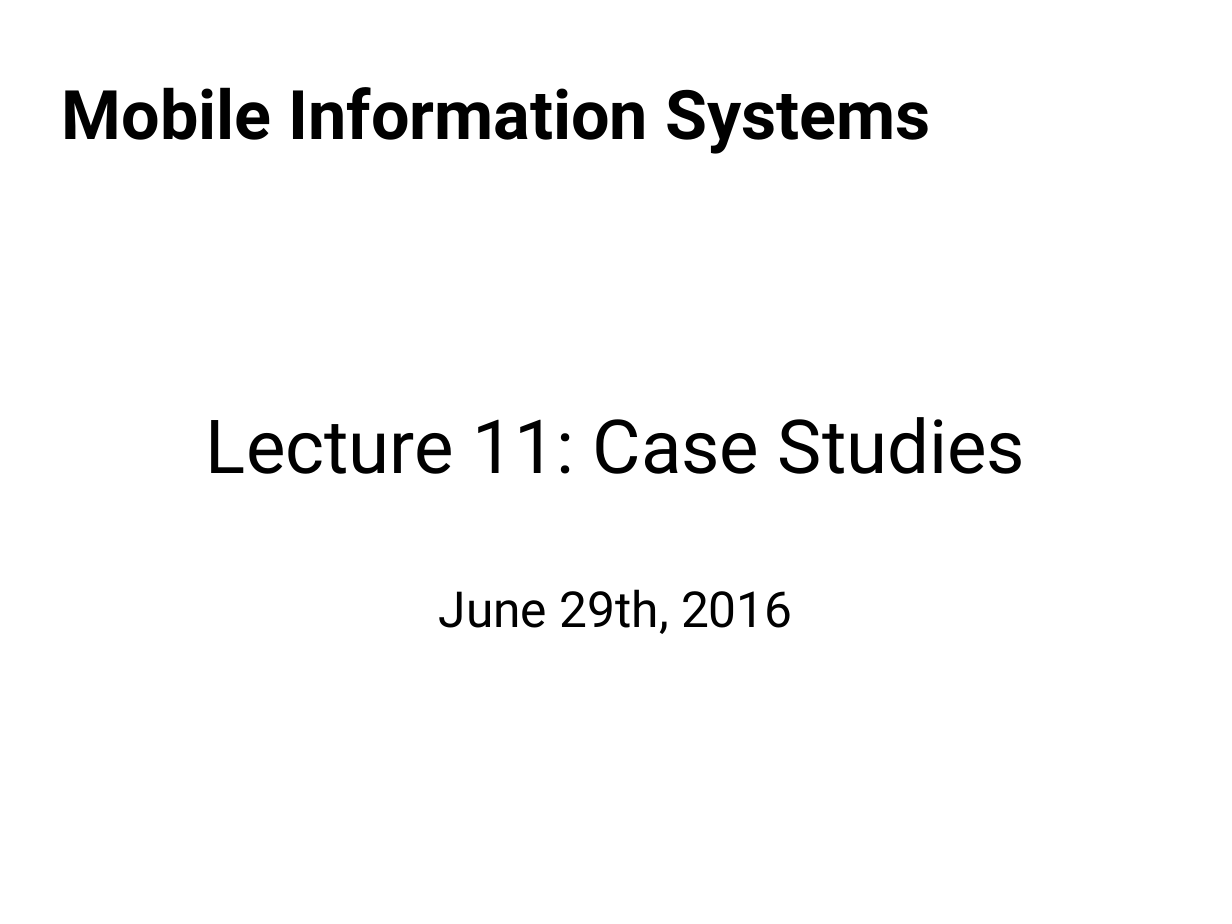
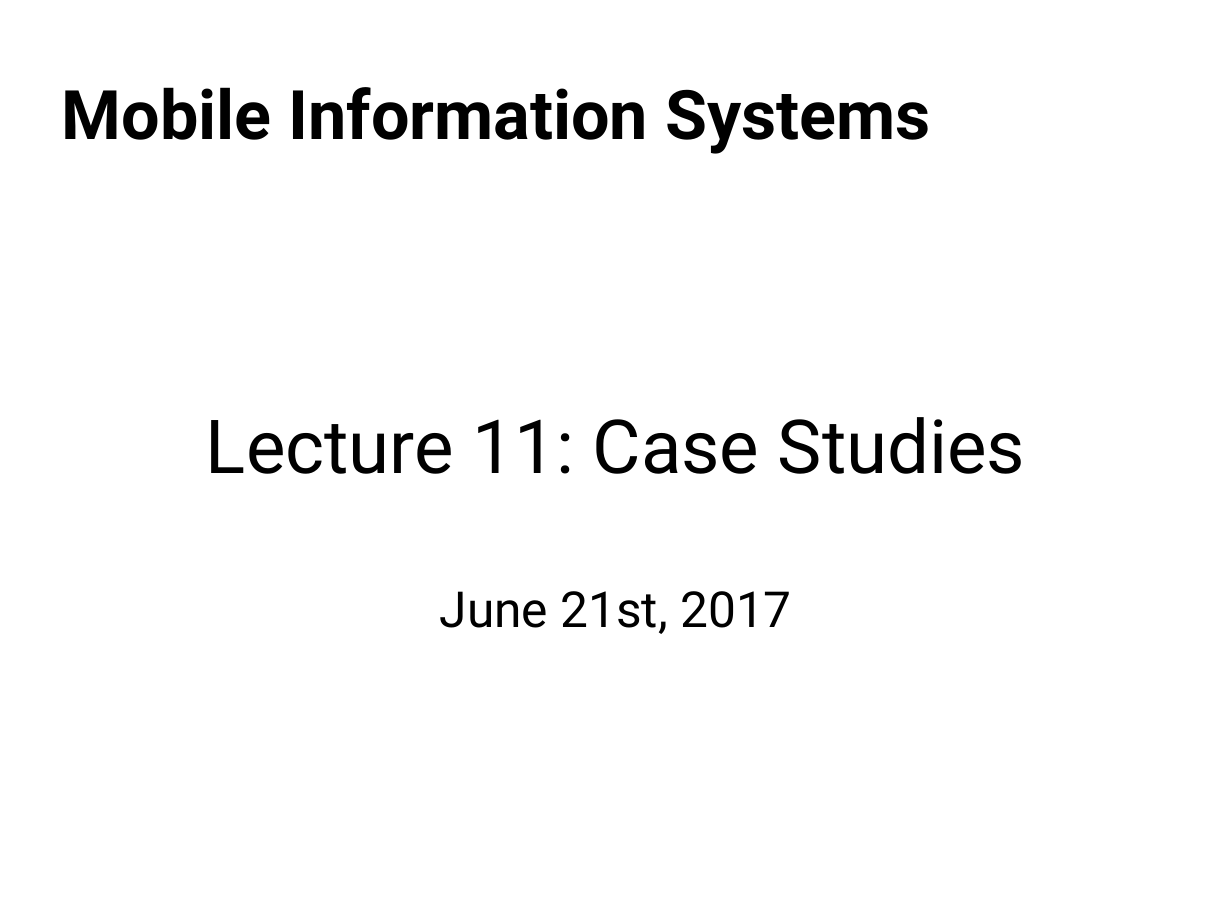
Before and after one commit to floe/mobile-information-systems, a slide deck: slide 1 of 11-case-studies.odp. Drawn at 1232x924 pixels with LibreOffice and Linux fonts; fonts in the diff are those of the drawing; background and template pictures are left out. Boxes give left, top, right and bottom in pixels: in the first picture for what was removed or moved away, otherwise in the second. Text is boxed around its words. In the diff, an @@ line names an element or a change of style, - is before the commit and + after.

```diff
--- a/11-case-studies.odp
+++ b/11-case-studies.odp
@@ text at bbox=[440, 591, 792, 634]: text changed @@
-June 29th, 2016
+June 21st, 2017
```
Also in this commit, not shown: 28 other slides changed, 4 slides added.
